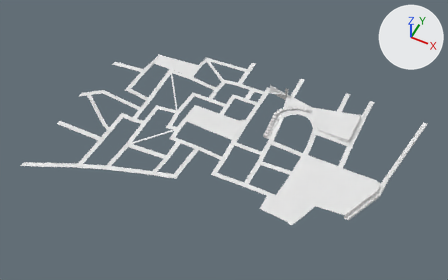
Before and after pictures for a commit that changed the Blender file Midnight phonky/Assets/3D modelos/Calle.blend.
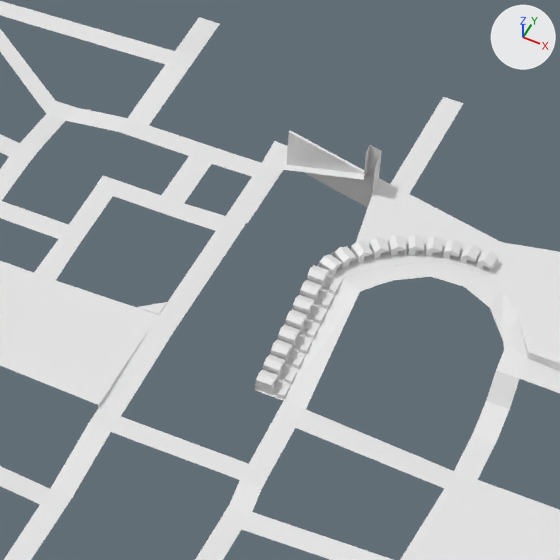
Each version appears first whole from a camera (50 mm lens) standing at (423.0, -1548.0, 1849.0) and looking at (-310.0, -83.0, 18.0), and next in a close-up on the part from 47% to 72% of the width and 21% to 61% of the height. The axes (+X, +Y, +Z) are drawn at upper right. The lights are the same throughout.

The older version as bpy lines, for what is in view:
```python
me_plane_001 = bpy.data.meshes.new('Plane.001')
me_plane_001.from_pydata(...)  # 374 vertices, 224 faces; spans x -967.0..276.0, y -535.0..405.0, z -9.0..71.0
me_plane_005 = bpy.data.meshes.new('Plane.005')
me_plane_005.from_pydata(...)  # 14 vertices, 8 faces; spans x -496.0..-287.0, y -58.0..34.0, z 0.0..5.0
me_plane_008 = bpy.data.meshes.new('Plane.008')
me_plane_008.from_pydata(...)  # 42 vertices, 31 faces; spans x -176.0..136.0, y 115.0..268.0, z -7.0..40.0
ob_calle = bpy.data.objects.new('Calle', me_plane_001)
ob_calle.location = (0.0, 0.0, 0.0)
ob_parque_2 = bpy.data.objects.new('Parque 2', me_plane_005)
ob_parque_2.location = (0.0, 0.0, 0.0)
ob_parque_3 = bpy.data.objects.new('Parque 3', me_plane_008)
ob_parque_3.location = (0.0, 0.0, 0.0)
# also in view: 'Parque 4' at (42.0, -163.0, -4.0); 'Base de casa.003' at (-169.0, 66.0, 27.0); 'Base de casa.001' at (-112.0, 167.0, 44.0)
```
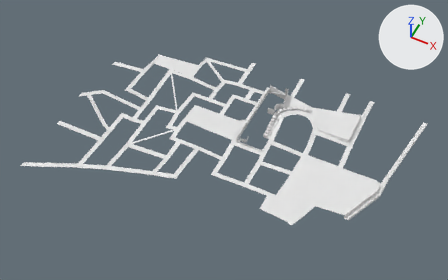
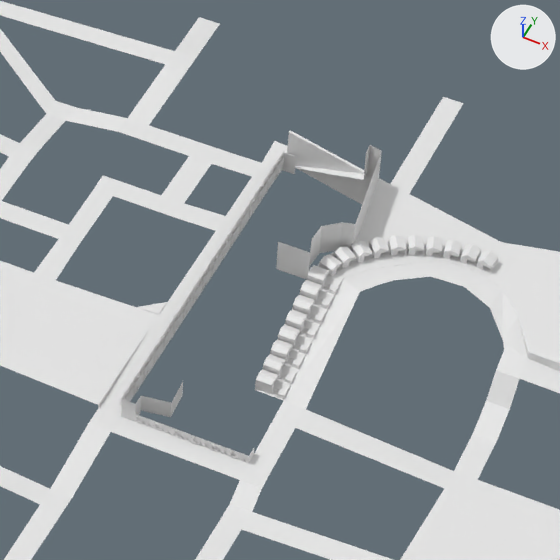
Changed parts and their boxes (x1, y1, x2, y2) in the close-ups (560 x 560 px; the box of a moved part takes in the faces that stretch with it):
'base.001', added
    after: (130, 164, 275, 400)
'base.002', added
    after: (119, 382, 183, 421)
'ZONA BASE.002', added
    after: (135, 414, 230, 457)
'base', added
    after: (272, 151, 297, 181)
'ZONA BASE.001', added
    after: (230, 448, 254, 464)
part 1 of me_plane_001, moved or reshaped
    before: (246, 154, 381, 223)
    after: (276, 154, 381, 279)

Edits to the bpy script that builds the scene:
```text
Change me_plane_001:
    used by ob_calle; location = (0.0, 0.0, 0.0)
    remove me_plane_001.from_pydata(...)  # 374 vertices, 224 faces; spans x -967.0..276.0, y -535.0..405.0, z -9.0..71.0
    add me_plane_001.from_pydata(...)  # 388 vertices, 226 faces, 2 loose edges; spans x -967.0..276.0, y -535.0..405.0, z -9.0..71.0
    me_plane_001 part 1
    4 vertices are removed from x -266.0..-173.0, y 185.0..238.0, z 1.0..71.0
    8 faces are deleted
    18 vertices are added at x -255.0..-162.0, y 111.0..261.0, z 7.0..71.0
    2 loose edges are added
    10 new faces join them
Add me_cube_007:
    me_cube_007.from_pydata(...)  # 138 vertices, 50 faces, 2 loose edges; spans x -3.92..0.35, y -1.17..0.38, z -1.22..1.31
Add me_cube_006:
    me_cube_006.from_pydata(...)  # 132 vertices, 45 faces, 2 loose edges; spans x -0.27..0.35, y -1.17..0.38, z -1.22..1.31
Add me_cube_005:
    me_cube_005.from_pydata(...)  # 780 vertices, 361 faces, 1 loose edge; spans x -1.9..37.6, y -37.3..2.4, z -12.1..9.2
Add me_cube_003:
    me_cube_003.from_pydata(...)  # 743 vertices, 332 faces, 1 loose edge; spans x -1.7..17.0, y -2.5..2.4, z -12.1..9.2
Add me_cube_022:
    me_cube_022.from_pydata(...)  # 723 vertices, 314 faces, 4 loose edges; spans x -0.3..17.4, y -12.6..2.4, z -12.1..9.2
Add ob_zona_base_001:
    ob_zona_base_001 = bpy.data.objects.new('ZONA BASE.001', me_cube_007)
    ob_zona_base_001.location = (-159.9, -57.5, 4.2)
    ob_zona_base_001.rotation_euler = (0.0, 0.0, -1.571)  # degrees (0, 0, -90)
    ob_zona_base_001.scale = (2.61, 10.7, 3.72)
Add ob_zona_base_002:
    ob_zona_base_002 = bpy.data.objects.new('ZONA BASE.002', me_cube_006)
    ob_zona_base_002.location = (-242.4, -57.5, 4.2)
    ob_zona_base_002.rotation_euler = (0.0, 0.0, -1.571)  # degrees (0, 0, -90)
    ob_zona_base_002.scale = (2.61, 10.7, 3.72)
    _m = ob_zona_base_002.modifiers.new('Array', 'ARRAY')
    _m.count = 5
    _m.relative_offset_displace = (0.0, 1.0, 0.0)
    _m.use_merge_vertices = True
    _m.merge_threshold = 0.11
Add ob_base_002:
    ob_base_002 = bpy.data.objects.new('base.002', me_cube_005)
    ob_base_002.location = (-267.4, -56.2, 12.1)
    ob_base_002.rotation_euler = (0.0, 0.0, 1.57)  # degrees (0, 0, 90)
    _m = ob_base_002.modifiers.new('Array.001', 'ARRAY')
    _m.count = 1
    _m.relative_offset_displace = (0.0, 0.0, 1.0)
Add ob_base_001:
    ob_base_001 = bpy.data.objects.new('base.001', me_cube_003)
    ob_base_001.location = (-267.3, 223.6, 11.8)
    ob_base_001.rotation_euler = (0.0, 0.0, 1.57)  # degrees (0, 0, 90)
    _m = ob_base_001.modifiers.new('Array', 'ARRAY')
    _m.count = 15
    _m.relative_offset_displace = (-1.0, 0.0, 0.001)
    _m.use_merge_vertices = True
    _m.use_merge_vertices_cap = True
    _m.merge_threshold = 0.16
Add ob_base:
    ob_base = bpy.data.objects.new('base', me_cube_022)
    ob_base.location = (-267.1, 240.8, 11.8)
    ob_base.rotation_euler = (0.0, 0.0, 1.56)  # degrees (0, 0, 89)
    _m = ob_base.modifiers.new('Array', 'ARRAY')
    _m.count = 1
    _m.relative_offset_displace = (0.0, 0.0, 1.0)
```
